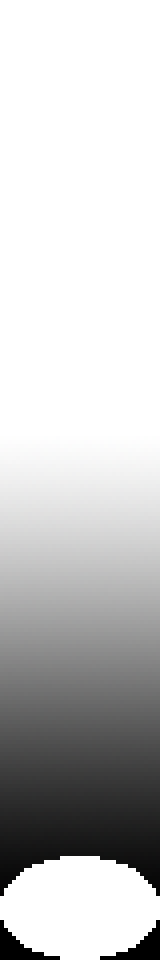
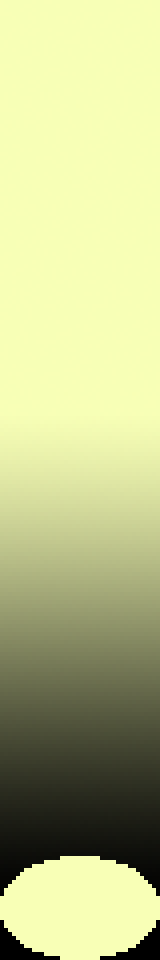
Two versions of the same layered image (160x960). Layer-by-layer changes:
painted on "Layer 2" over left=0, top=856, right=160, bottom=960
painted on "Layer 4" over left=0, top=0, right=160, bottom=904
